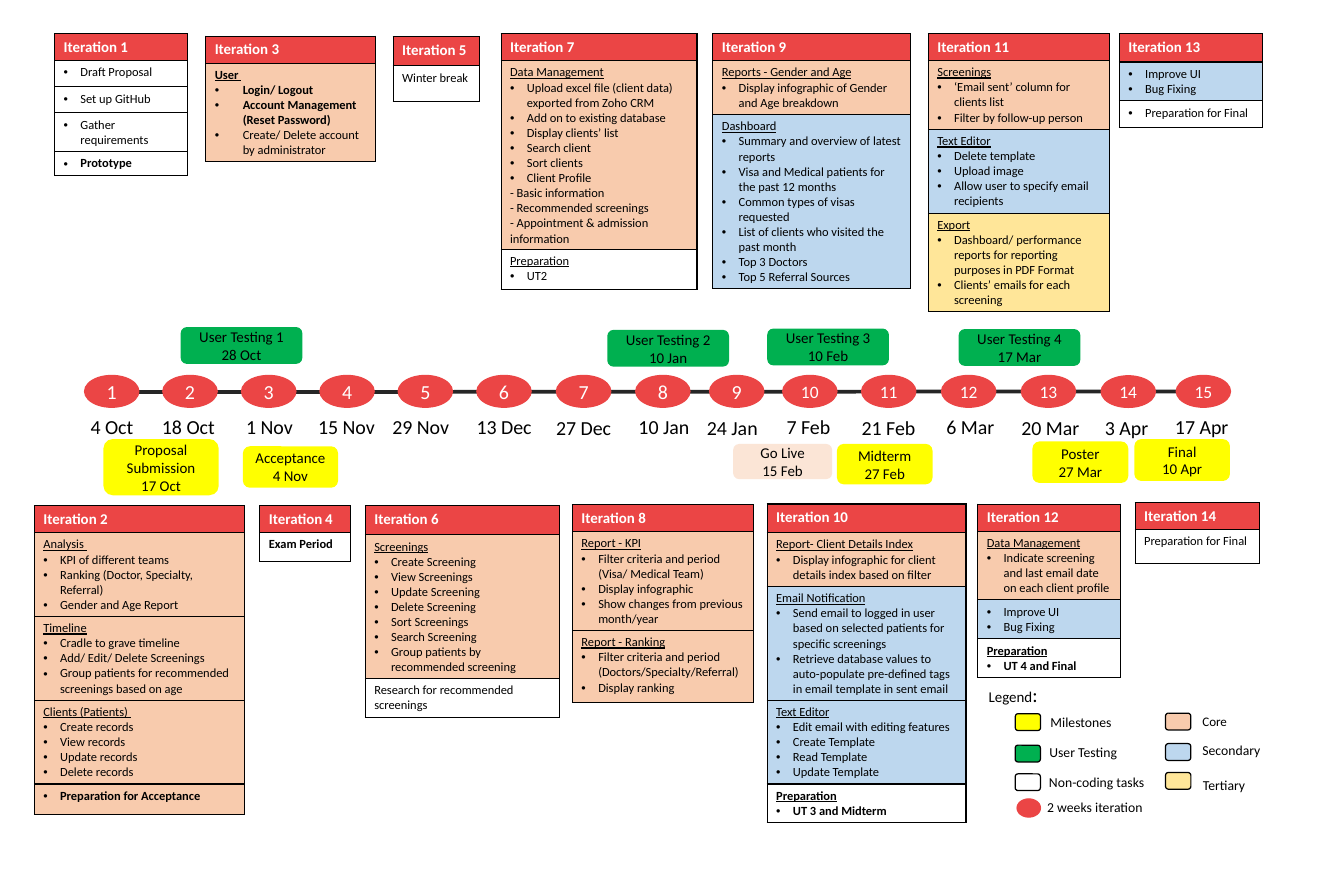
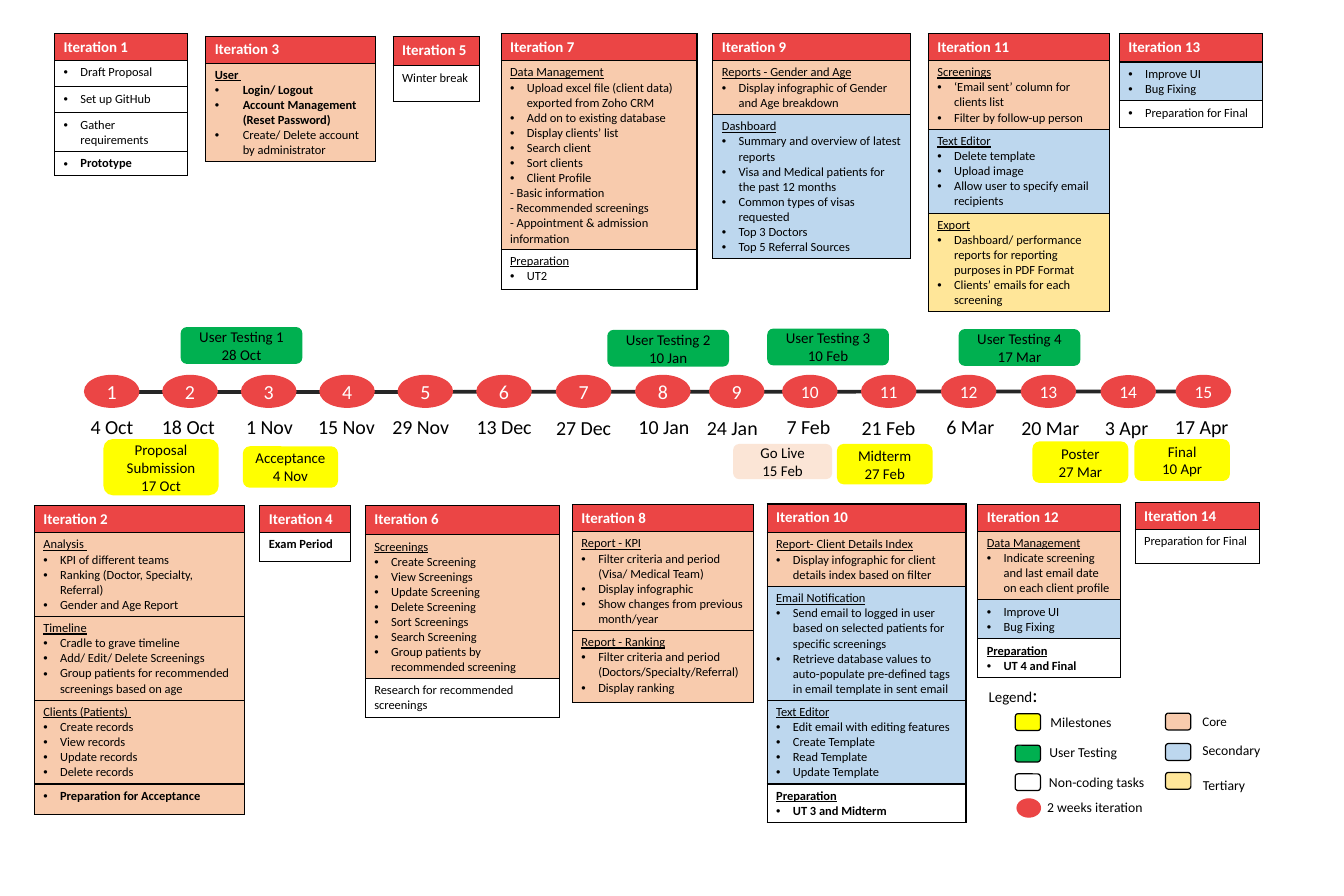
Before and after one commit to seankwok/Ulink, a slide deck: slide 1 of Documentation/Wiki Documents/4. PROJECT MANAGEMENT/Timeline/Timeline iterations edit.pptx. Drawn at 1344x896 pixels with LibreOffice and Linux fonts; fonts in the diff are those of the drawing. Boxes give left, top, right and bottom in pixels: in the first picture for what was removed or moved away, otherwise in the second. Text is boxed around its words. In the diff, an @@ line names an element or a change of style, - is before the commit and + after.

```diff
--- a/Documentation/Wiki Documents/4. PROJECT MANAGEMENT/Timeline/Timeline iterations edit.pptx
+++ b/Documentation/Wiki Documents/4. PROJECT MANAGEMENT/Timeline/Timeline iterations edit.pptx
@@ table at (713,34,910,258) @@
-row 3, column 1: Dashboard / Summary and overview of latest reports / Visa and Medical patients for the past 12 months / Common types of visas requested / List of clients who visited the past month / Top 3 Doctors / Top 5 Referral Sources
+row 3, column 1: Dashboard / Summary and overview of latest reports / Visa and Medical patients for the past 12 months / Common types of visas requested / Top 3 Doctors / Top 5 Referral Sources
```
Also in this commit, not shown: 3 other files.
